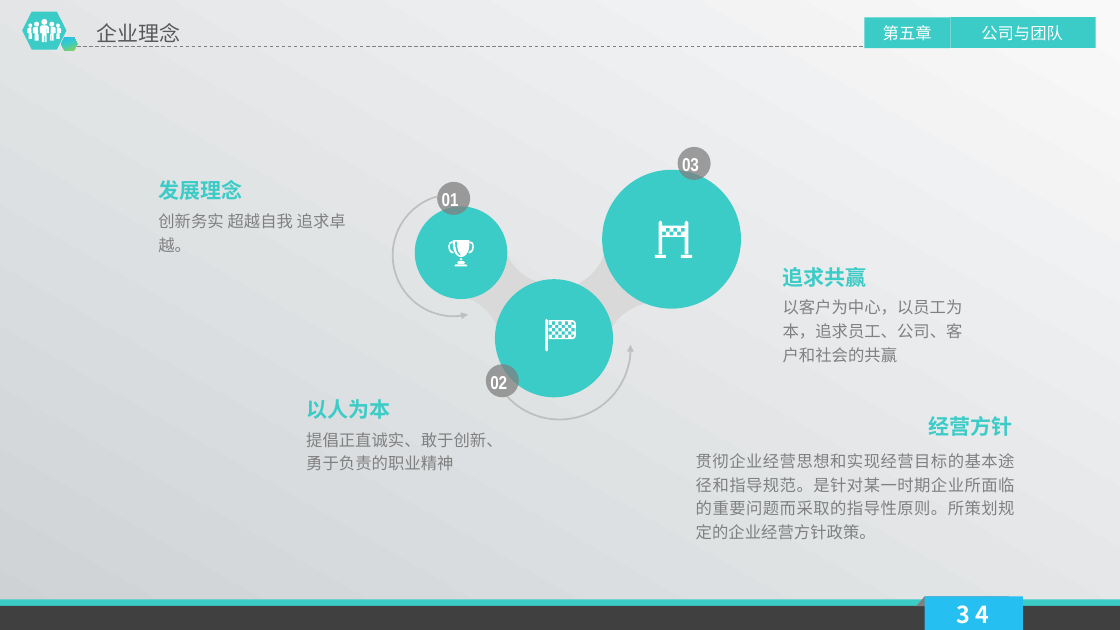
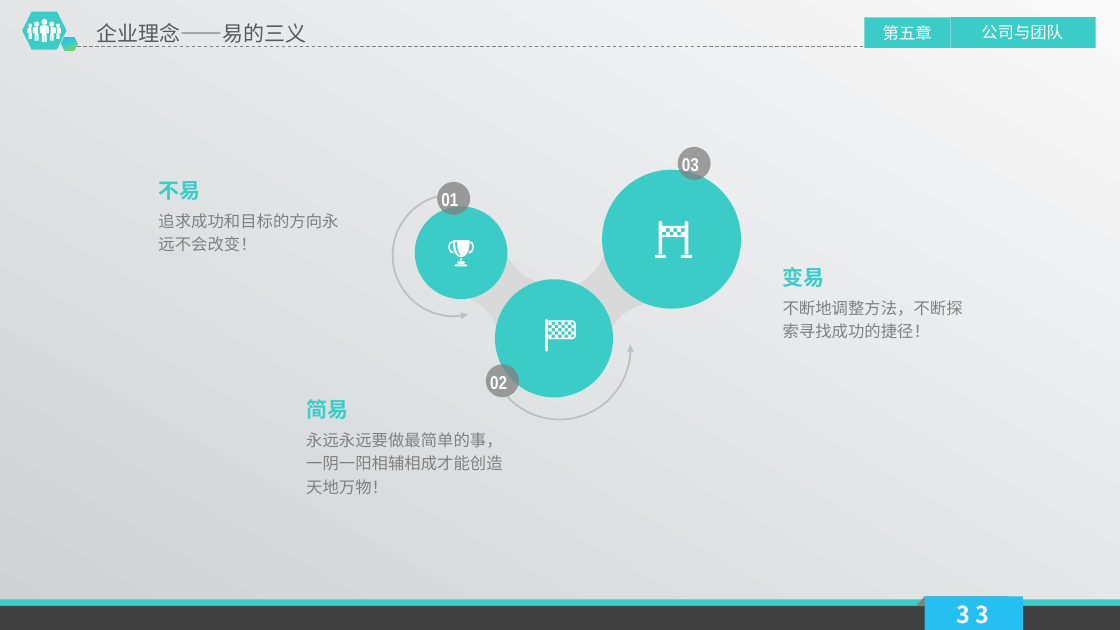
Before and after one commit to alucard263096/BP, a slide deck: slide 33 of 云易创云开发平台商业计划书.pptx. Drawn at 1120x630 pixels with LibreOffice and Linux fonts; fonts in the diff are those of the drawing. Boxes give left, top, right and bottom in pixels: in the first picture for what was removed or moved away, otherwise in the second. Text is boxed around its words. In the diff, an @@ line names an element or a change of style, - is before the commit and + after.

```diff
--- a/云易创云开发平台商业计划书.pptx
+++ b/云易创云开发平台商业计划书.pptx
@@ text at [97,23,307,43]: text changed @@
-  企业理念
+  企业理念——易的三义
@@ text at [158,181,200,200]: text changed @@
-发展理念
+不易
@@ text at [158,213,338,251]: text changed @@
-创新务实 超越自我 追求卓越。
+追求成功和目标的方向永远不会改变！
@@ text at [783,267,825,287]: text changed @@
-追求共赢
+变易
@@ outline redrawn in 4 elements at [556,246,655,345], [28,19,61,43], [916,596,1009,606], [545,319,575,352] @@
@@ text at [783,300,963,338]: text changed @@
-以客户为中心，以员工为本，追求员工、公司、客户和社会的共赢
+不断地调整方法，不断探索寻找成功的捷径！
@@ text at [306,399,348,419]: text changed @@
-以人为本
+简易
@@ text removed at [928,416,1012,436] @@
-经营方针
@@ text at [306,432,502,494]: text changed @@
-提倡正直诚实、敢于创新、勇于负责的职业精神
+永远永远要做最简单的事，一阴一阳相辅相成才能创造天地万物！
@@ text removed at [696,453,1015,539] @@
-贯彻企业经营思想和实现经营目标的基本途径和指导规范。是针对某一时期企业所面临的重要问题而采取的指导性原则。所策划规定的企业经营方针政策。
@@ text at [957,605,990,624]: text changed @@
-3 4
+3 3
```
Also in this commit, not shown: 33 other slides changed.
